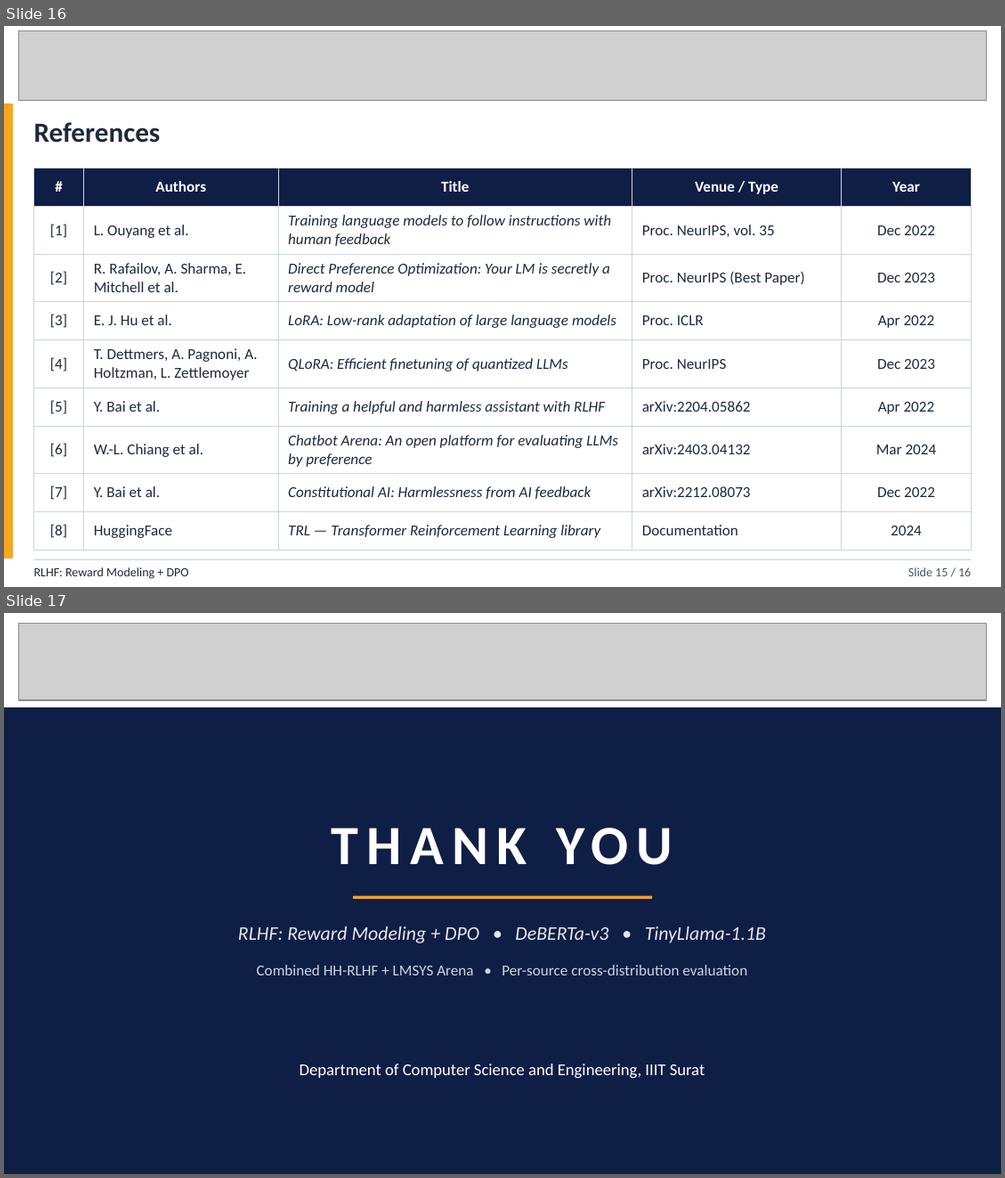
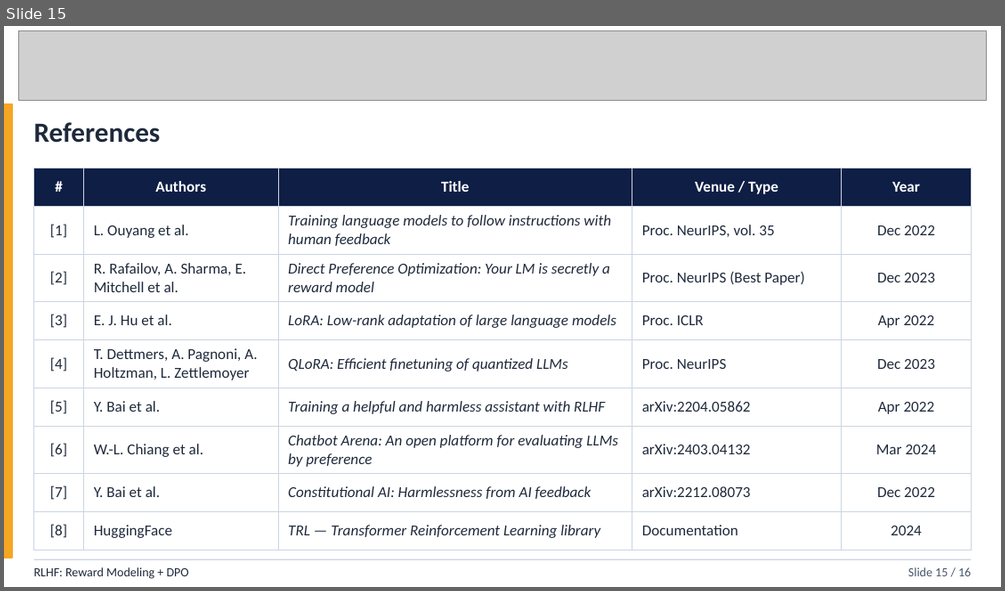
Before and after one commit to Sahil26singh/ai-reward-optimizer, a slide deck: RLHF_Mini_Project.pptx. Shown one above the other, each under a label of ours: slides 16 and 17 before the commit, slide 15 after it. The pictures are 1005x1178 and 1005x591 pixels, drawn with LibreOffice and Linux fonts; fonts in the diff are those of the drawing; grey boxes stand for pictures. Boxes give left, top, right and bottom in pixels: in the first picture for what was removed or moved away, otherwise in the second. Text is boxed around its words. In the diff, an @@ line names an element or a change of style, - is before the commit and + after.

```diff
--- a/RLHF_Mini_Project.pptx
+++ b/RLHF_Mini_Project.pptx
@@ slide 17 removed at <box>4,613,1001,1174</box>, background #FFFFFF @@
@@ picture removed at <box>19,623,986,701</box> @@
@@ rectangle removed at <box>4,707,1001,1174</box> @@
@@ text removed at <box>4,803,1001,882</box> @@
-THANK YOU
@@ line removed from (353, 897) to (652, 897) @@
@@ text removed at <box>238,926,766,943</box> @@
-RLHF: Reward Modeling + DPO • DeBERTa-v3 • TinyLlama-1.1B
@@ text removed at <box>257,965,747,975</box> @@
-Combined HH-RLHF + LMSYS Arena • Per-source cross-distribution evaluation
@@ text removed at <box>299,1063,704,1078</box> @@
-Department of Computer Science and Engineering, IIIT Surat
@@ what was slide 16 is now slide 15 @@
```
Also in this commit, not shown: 1 other slide removed.
